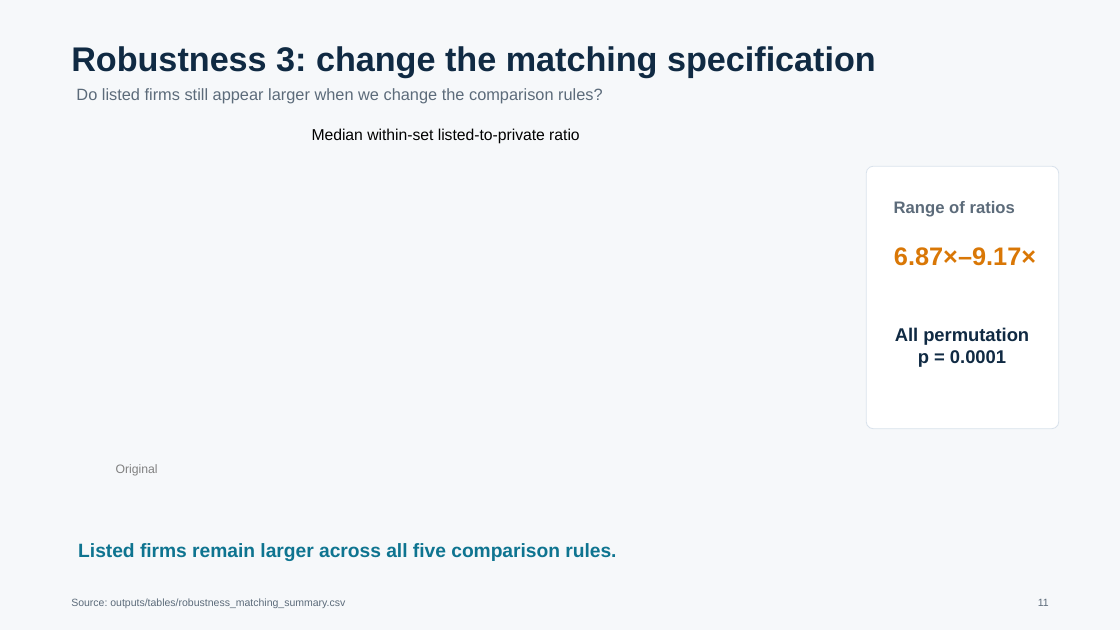
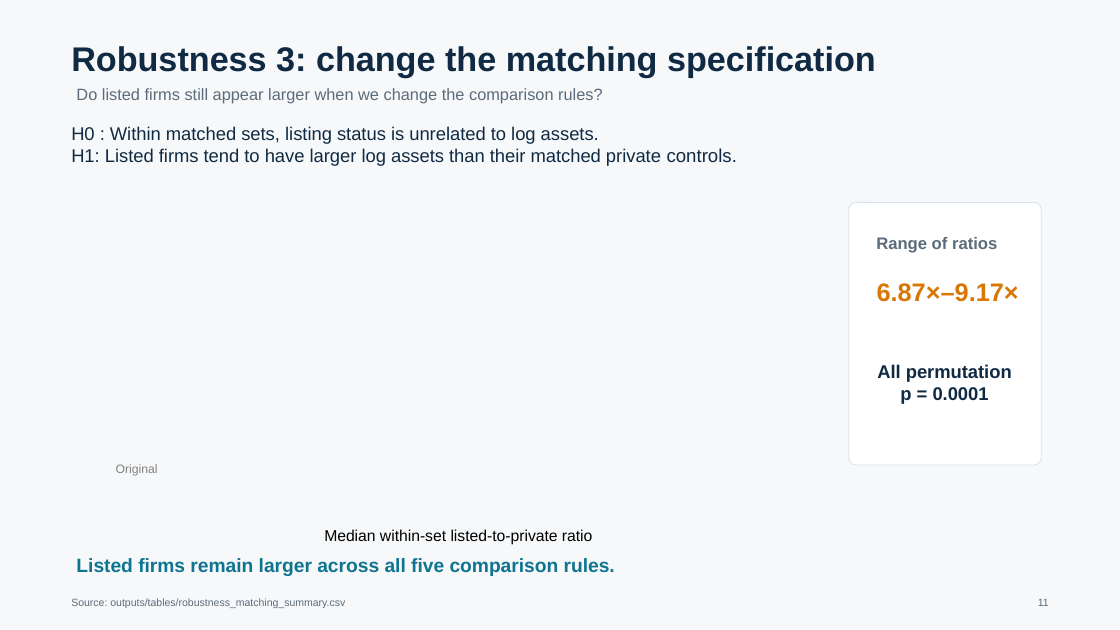
Before and after one commit to mljiang2026-oss/ds607-singapore-firm-size, a slide deck: slide 11 of outputs/presentation/DS607_GP_01548385_slides.pptx. Drawn at 1120x630 pixels with LibreOffice and Linux fonts; fonts in the diff are those of the drawing. Boxes give left, top, right and bottom in pixels: in the first picture for what was removed or moved away, otherwise in the second. Text is boxed around its words. In the diff, an @@ line names an element or a change of style, - is before the commit and + after.

```diff
--- a/outputs/presentation/DS607_GP_01548385_slides.pptx
+++ b/outputs/presentation/DS607_GP_01548385_slides.pptx
@@ text added at [71, 126, 737, 166], 15.8 pt, text #102A43 @@
+H0 : Within matched sets, listing status is unrelated to log assets.
+H1: Listed firms tend to have larger log assets than their matched private controls.
@@ rounded rectangle: place and size @@
-rounded rectangle at [866, 166, 1059, 429]
+rounded rectangle at [849, 202, 1041, 465]
@@ text "Range of ratios": place and size @@
-text "Range of ratios" at [894, 201, 1015, 217]
+text "Range of ratios" at [876, 237, 997, 253]
@@ text "6.87×–9.17×": place and size @@
-text "6.87×–9.17×" at [894, 247, 1036, 266]
+text "6.87×–9.17×" at [877, 283, 1019, 302]
@@ text "All permutation": place and size @@
-text "All permutation" at [895, 327, 1029, 367]
+text "All permutation" at [877, 364, 1012, 404]
@@ text "Median within-set listed-to-private ratio": place and size @@
-text "Median within-set listed-to-private ratio" at [312, 128, 580, 144]
+text "Median within-set listed-to-private ratio" at [324, 529, 593, 545]
@@ text "Listed firms remain larger across ...": place and size @@
-text "Listed firms remain larger across ..." at [78, 543, 616, 561]
+text "Listed firms remain larger across ..." at [76, 558, 615, 576]
```
Also in this commit, not shown: 2 other files.
